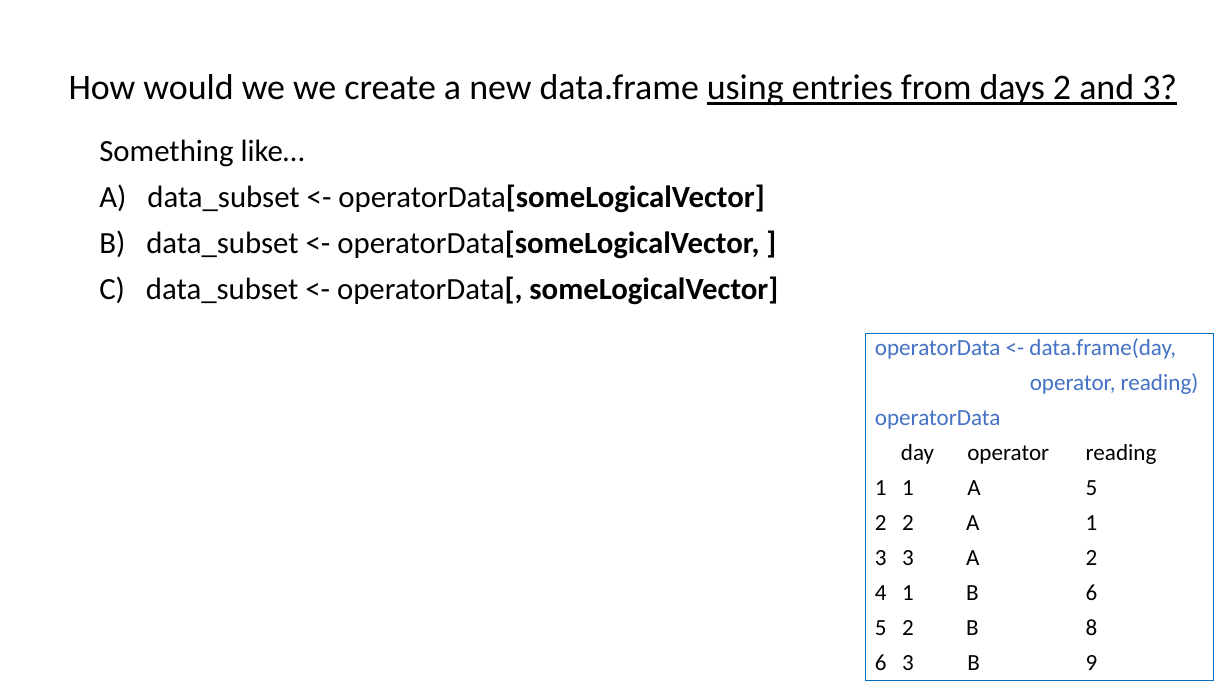
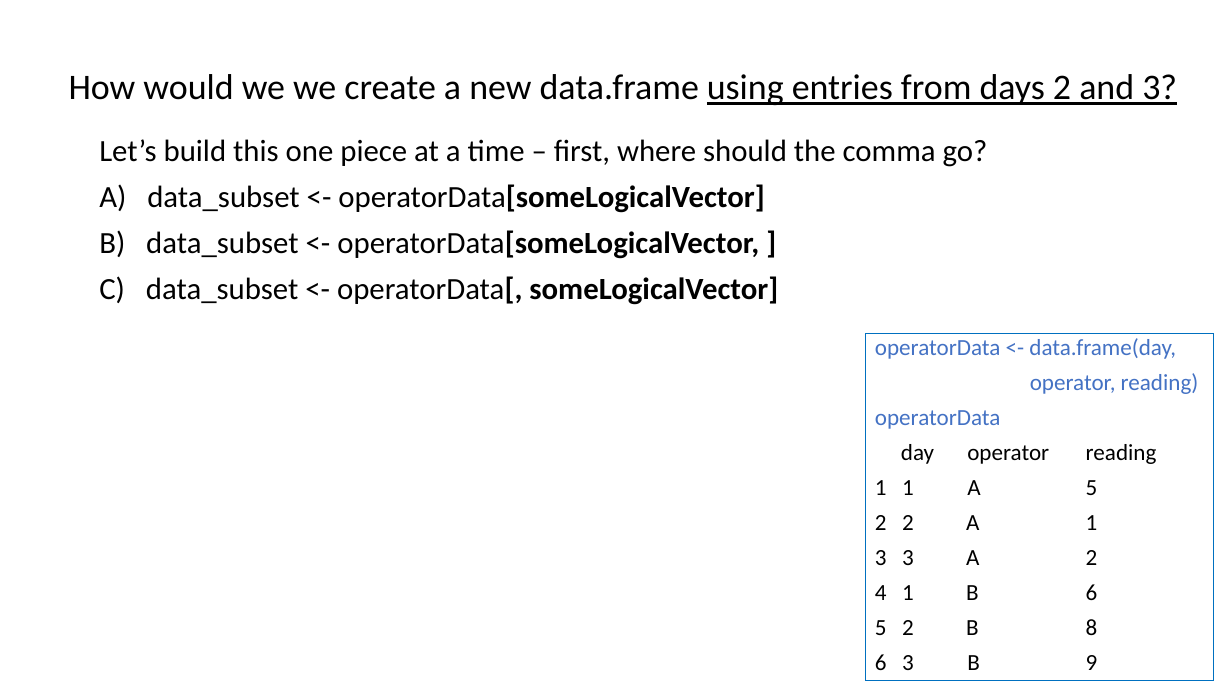
Before and after one commit to justinpriest/ADFG_R_Intro_Workshop, a slide deck: slide 25 of presentations/4 - Programming Basics 2 - Under the Hood.pptx. Drawn at 1232x693 pixels with LibreOffice and Linux fonts; fonts in the diff are those of the drawing. Boxes give left, top, right and bottom in pixels: in the first picture for what was removed or moved away, otherwise in the second. Text is boxed around its words. In the diff, an @@ line names an element or a change of style, - is before the commit and + after.

Commit message:
powerpoint fixes better wording in tutorial 3 intro

```diff
--- a/presentations/4 - Programming Basics 2 - Under the Hood.pptx
+++ b/presentations/4 - Programming Basics 2 - Under the Hood.pptx
@@ text at [99,139,988,167]: text changed @@
-Something like…
+Let’s build this one piece at a time – first, where should the comma go?
```
Also in this commit, not shown: 1 other slide changed, 8 other files.
